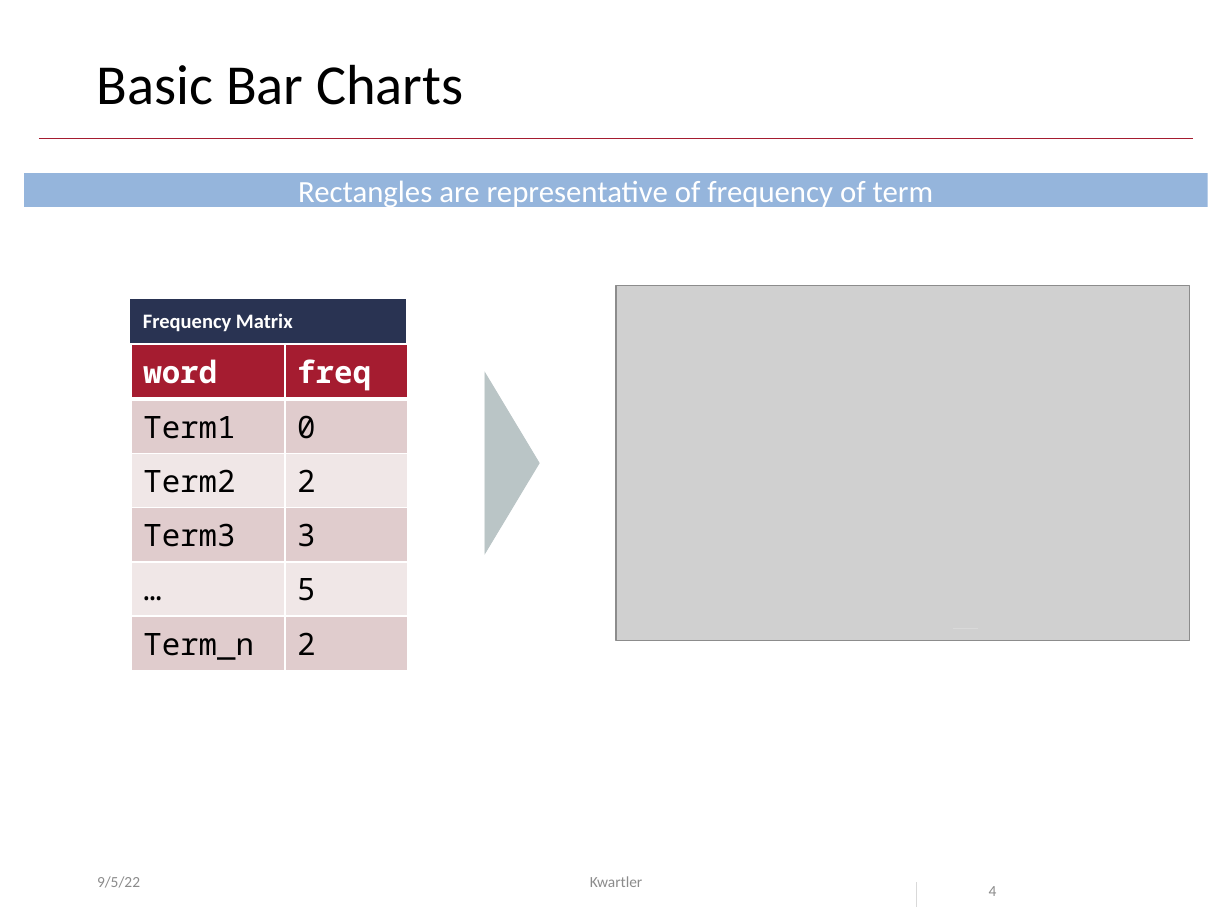
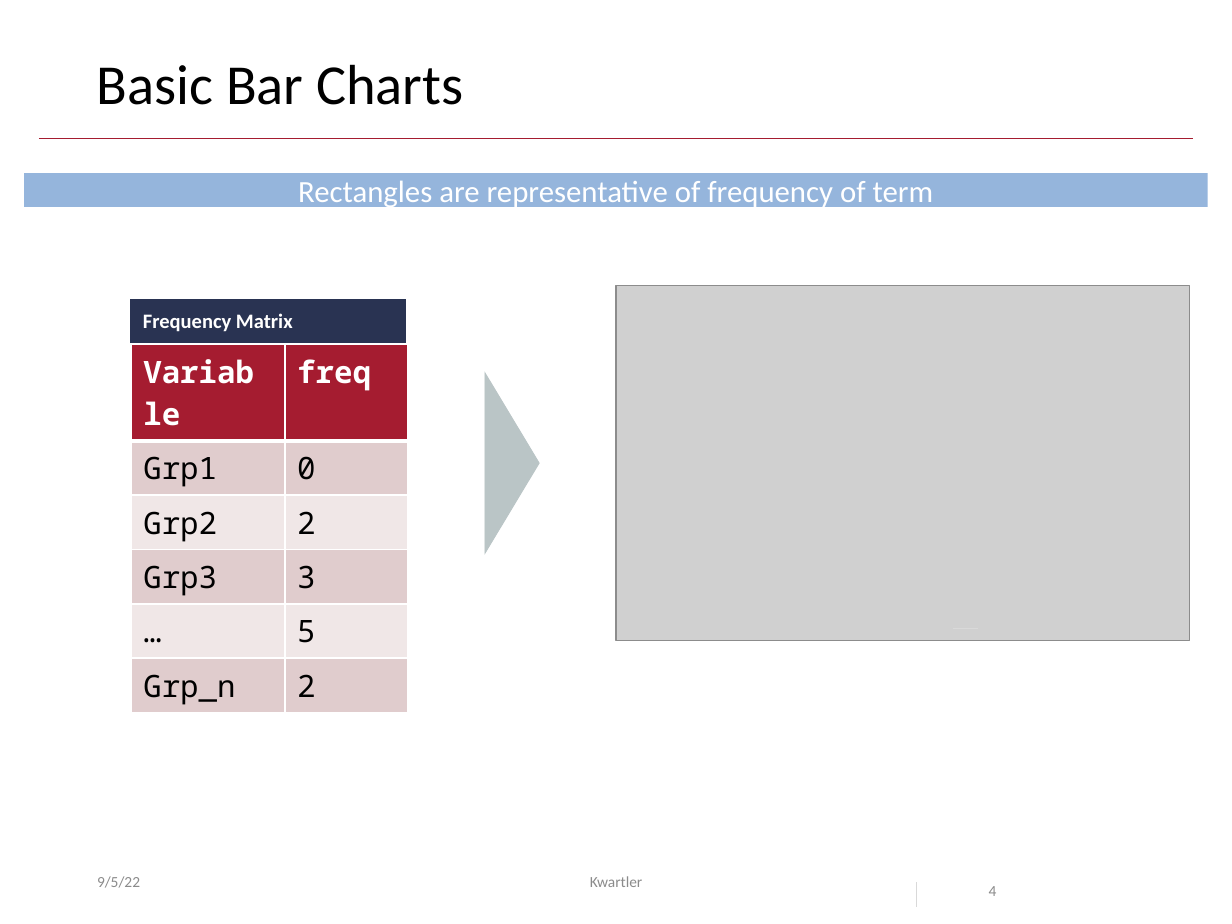
Before and after one commit to kwartler/Harvard_DataMining_Business_Student, a slide deck: slide 4 of Lessons/C_R_practice_Viz_MoreEDA/B_Viz_basics.pptx. Drawn at 1232x924 pixels with LibreOffice and Linux fonts; fonts in the diff are those of the drawing; grey boxes stand for pictures; background and template pictures are left out. Boxes give left, top, right and bottom in pixels: in the first picture for what was removed or moved away, otherwise in the second. Text is boxed around its words. In the diff, an @@ line names an element or a change of style, - is before the commit and + after.

```diff
--- a/Lessons/C_R_practice_Viz_MoreEDA/B_Viz_basics.pptx
+++ b/Lessons/C_R_practice_Viz_MoreEDA/B_Viz_basics.pptx
@@ table at box(131, 345, 408, 709) @@
-row 1, column 1: word
+row 1, column 1: Variable
-row 2, column 1: Term1
+row 2, column 1: Grp1
-row 3, column 1: Term2
+row 3, column 1: Grp2
-row 4, column 1: Term3
+row 4, column 1: Grp3
-row 6, column 1: Term_n
+row 6, column 1: Grp_n
```
Also in this commit, not shown: 1 other slide changed, 4 other files.
